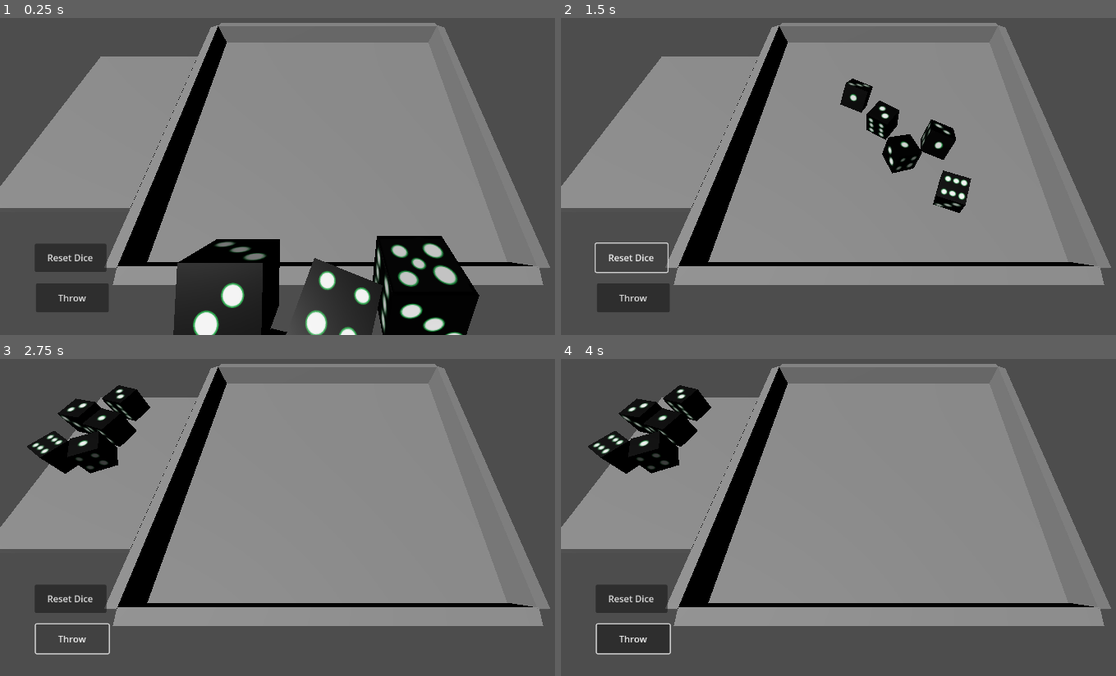
Above: before the commit, frames 1-4 (two rows, left to right).
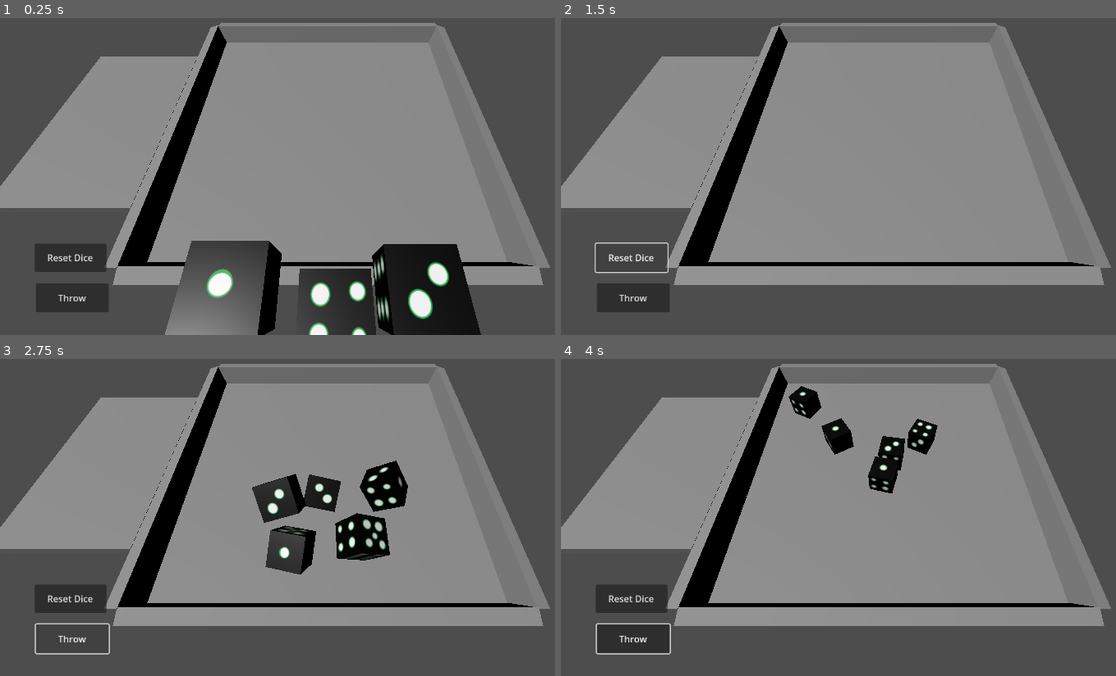
Above: after the commit, the same moments.

Repository: benesf418/deathDice
Game: Godot game, scene res://game.tscn
Two runs of this game, one before a commit and one after it. Both use one fixed random seed, a clock stepped at 60 frames per second and the inputs below.
Inputs (mouse positions are in pixels of both pictures, inside the frame that each line leads up to):
- Up to frame 1 (0.25 s): no input
- Up to frame 2 (1.5 s): click "Throw" at 0.5 s; click "Reset Dice" at 1.25 s
- Up to frame 3 (2.75 s): click "Throw" at 2 s
- Up to frame 4 (4 s): click "Throw" at 2.75 s; move the mouse to (1032, 473) at 3.52 s; press the mouse at (1032, 473) at 3.53 s

The runs differ from the first frame. In frame 1, 8.6% of the frame differs, in the area x 29-87%, y 68-100%; in frame 2, 2.7%; in frame 3, 8.0%; in frame 4, 5.2%.

Commit message:
add prediction throws for dice

Diff:
--- a/dice/dice.gd
+++ b/dice/dice.gd
@@ -2,7 +2,10 @@
 class_name Dice
 
 signal throw_finished
+signal prediction_throw_finished
 signal reseted
+
+@export var wanted_numbers = [1, 2, 3, 4, 5, 6]
 
 var freezable = false
 var starting_position: Vector3
@@ -16,22 +19,35 @@
 var resting_position: Vector3
 var is_rested = false
 
+var is_prediction = false
+var prediction_in_process = false
+var prediction_rot_adjustment = Vector3.ZERO
+
+var throw_force: Vector3
+var throw_vector: Vector3
+
 func _ready():
+	can_sleep = false
 	numberRaycasts = [
-		$detect1,
-		$detect2,
-		$detect3,
-		$detect4,
-		$detect5,
-		$detect6
+		$Representation/detect1,
+		$Representation/detect2,
+		$Representation/detect3,
+		$Representation/detect4,
+		$Representation/detect5,
+		$Representation/detect6
 	]
 	freeze = true
 	starting_position = position
 	starting_rotation = rotation
 	reset()
 
+#func _integrate_forces(state):
+#	if Input.is_action_pressed("m_left_pressed"):
+#		print('pica')
+#		state.apply_force(Vector3.ZERO.rotated(Vector3(1, 0, 0), PI/2))
+
 func _physics_process(delta):
-	if linear_velocity.length() + angular_velocity.length() < 0.05 and freezable and !freeze:
+	if linear_velocity.length() + angular_velocity.length() < 0.4 and freezable and !freeze:
 		finish_throw()
 
 	if mouse_hover and Input.is_action_just_released("m_left_pressed") and is_rested:
@@ -51,47 +67,76 @@
 		if numberRaycast.get_collider() and numberRaycast.get_collider().name == 'boardCollisionArea':
 			finalNumber = number
 			resetable = true
-			emit_signal('throw_finished', name, finalNumber)
+			if not prediction_in_process:
+				emit_signal('throw_finished', name, finalNumber)
+			else:
+				on_prediction_throw_finished(finalNumber)
 		number += 1
 
 	$throwTimer.wait_time = 0.1
 
 	#wiggle if no number landed properly
 	if finalNumber == -1:
-		var x = randi_range(0,1)
-		if x == 0:
-			throw(0.3)
-		else:
-			throw(-0.3)
+		throw(0.3)
 
-func reset():
+func reset(after_prediction = false):
 	position = starting_position
 	rotation = starting_rotation
-	randomize()
-	rotate_y(randi_range(0, 6)*90)
-	rotate_x(randi_range(0, 6)*90)
+
+	if !after_prediction:
+		randomize()
+		$Representation.rotation = Vector3.ZERO
+		rotate_y(randi_range(0, 9)*PI/2)
+		rotate_x(randi_range(0, 9)*PI/2)
+		throw_force = Vector3(randf_range(-15, 15), randf_range(-100, -80), randf_range(-1400, -900))
+		throw_vector = Vector3(randf_range(-0.3, 0.3), randf_range(0.25, 0.45), -1)
+		starting_rotation = rotation
+	else:
+		$Representation.rotation = Vector3.ZERO
+		if prediction_rot_adjustment != Vector3.ZERO:
+			$Representation.rotate(prediction_rot_adjustment.normalized(), PI/2*prediction_rot_adjustment.length())
+
 	resetable = false
 	throwable = true
 	is_rested = false
 	emit_signal('reseted', name)
 
-func throw(force:float = 1):
+func throw(force:float = 1, prediction:bool = false):
+	if prediction:
+		prediction_in_process = true
+		visible = false
 	$throwTimer.start()
 	freeze = false
 	freezable = false
 	throwable = false
 	apply_force(
-		Vector3(randf_range(-15, 15), randf_range(-100, -80), randf_range(-1400, -900)*force),
-		Vector3(randf_range(-0.3, 0.3), randf_range(0.25, 0.45), -1)
+		Vector3(throw_force.x, throw_force.y, throw_force.z*force),
+		throw_vector
 	)
 
 func _on_throw_timer_timeout():
 	freezable = true
 	$throwTimer.stop()
 
-
 func _on_mouse_entered():
 	mouse_hover = true
 
 func _on_mouse_exited():
 	mouse_hover = false
+
+func on_prediction_throw_finished(predicted_number:int):
+	var x_numbers = [2, 3, 5, 4]
+	var y_numbers = [1, 5, 6, 2]
+	var z_numbers = [1, 3, 6, 4]
+	var wanted_number = wanted_numbers.pick_random()
+	prediction_rot_adjustment = Vector3.ZERO
+	if x_numbers.find(wanted_number) != -1 and x_numbers.find(predicted_number) != -1:
+		prediction_rot_adjustment.x = x_numbers.find(wanted_number) - x_numbers.find(predicted_number)
+	elif y_numbers.find(wanted_number) != -1 and y_numbers.find(predicted_number) != -1:
+		prediction_rot_adjustment.y = y_numbers.find(wanted_number) - y_numbers.find(predicted_number)
+	else:
+		prediction_rot_adjustment.z = z_numbers.find(wanted_number) - z_numbers.find(predicted_number)
+#	visible = true
+	prediction_in_process = false
+	reset(true)
+	emit_signal('prediction_throw_finished')
--- a/dice/dice.tscn
+++ b/dice/dice.tscn
@@ -6,7 +6,11 @@
 
 [sub_resource type="PhysicsMaterial" id="PhysicsMaterial_xgtw6"]
 friction = 0.45
+rough = true
 bounce = 0.22
+
+[sub_resource type="BoxShape3D" id="BoxShape3D_kcs2v"]
+size = Vector3(2.01203, 2.00549, 2.00763)
 
 [sub_resource type="Shader" id="Shader_qrejk"]
 code = "shader_type spatial;
@@ -95,9 +99,6 @@
 blend_shape_mode = 0
 shadow_mesh = SubResource("ArrayMesh_mj0ag")
 
-[sub_resource type="BoxShape3D" id="BoxShape3D_kcs2v"]
-size = Vector3(2.01203, 2.00549, 2.00763)
-
 [sub_resource type="ShaderMaterial" id="ShaderMaterial_8wxiq"]
 render_priority = 0
 shader = ExtResource("3_natob")
@@ -111,52 +112,54 @@
 gravity_scale = 5.0
 script = ExtResource("1_btlhy")
 
-[node name="Cube" type="MeshInstance3D" parent="."]
-mesh = SubResource("ArrayMesh_vgpll")
-skeleton = NodePath("")
-
 [node name="CollisionShape3D" type="CollisionShape3D" parent="."]
 shape = SubResource("BoxShape3D_kcs2v")
 
 [node name="throwTimer" type="Timer" parent="."]
 wait_time = 0.1
 
-[node name="detect1" type="RayCast3D" parent="."]
+[node name="Representation" type="Node3D" parent="."]
+
+[node name="Cube" type="MeshInstance3D" parent="Representation"]
+mesh = SubResource("ArrayMesh_vgpll")
+skeleton = NodePath("")
+
+[node name="detect1" type="RayCast3D" parent="Representation"]
 transform = Transform3D(1, 0, 0, 0, 1, 0, 0, 0, 1, -0.933011, 0.00324476, -0.000582099)
 enabled = false
 target_position = Vector3(-0.4, 0, 0)
 collide_with_areas = true
 collide_with_bodies = false
 
-[node name="detect2" type="RayCast3D" parent="."]
+[node name="detect2" type="RayCast3D" parent="Representation"]
 transform = Transform3D(1, 0, 0, 0, 1, 0, 0, 0, 1, 0, 0.00324476, 0.935997)
 enabled = false
 target_position = Vector3(0, 0, 0.4)
 collide_with_areas = true
 collide_with_bodies = false
 
-[node name="detect3" type="RayCast3D" parent="."]
+[node name="detect3" type="RayCast3D" parent="Representation"]
 transform = Transform3D(1, 0, 0, 0, 1, 0, 0, 0, 1, 0, 0.912391, 0)
 enabled = false
 target_position = Vector3(0, 0.4, 0)
 collide_with_areas = true
 collide_with_bodies = false
 
-[node name="detect4" type="RayCast3D" parent="."]
+[node name="detect4" type="RayCast3D" parent="Representation"]
 transform = Transform3D(1, 0, 0, 0, 1, 0, 0, 0, 1, 0, -0.923679, 0)
 enabled = false
 target_position = Vector3(0, -0.4, 0)
 collide_with_areas = true
 collide_with_bodies = false
 
-[node name="detect5" type="RayCast3D" parent="."]
+[node name="detect5" type="RayCast3D" parent="Representation"]
 transform = Transform3D(1, 0, 0, 0, 1, 0, 0, 0, 1, 0, 0.00324476, -0.903369)
 enabled = false
 target_position = Vector3(0, 0, -0.4)
 collide_with_areas = true
 collide_with_bodies = false
 
-[node name="detect6" type="RayCast3D" parent="."]
+[node name="detect6" type="RayCast3D" parent="Representation"]
 transform = Transform3D(1, 0, 0, 0, 1, 0, 0, 0, 1, 0.908184, 0.00324476, -0.000582099)
 enabled = false
 target_position = Vector3(0.4, 0, 0)
--- a/dice_set/dice_set.gd
+++ b/dice_set/dice_set.gd
@@ -15,6 +15,7 @@
 		dice_list.push_back(dice)
 		dice_values[dice.name] = -1
 		dice.throw_finished.connect(on_dice_throw_finished)
+		dice.prediction_throw_finished.connect(on_dice_prediction_throw_finished)
 		dice.reseted.connect(on_dice_reseted)
 
 func set_board(board:Board):
@@ -41,14 +42,18 @@
 	else:
 		second_throw = false
 
-func throw():
+func predict_throw():
+	for dice in dice_list:
+		dice.throw(1, true)
+
+func throw(predict_first = true):
 	for dice in dice_list:
 		if !dice.throwable and !dice.is_rested:
 			return
 
 	for dice in dice_list:
 		if !dice.is_rested:
-			dice.throw()
+			dice.throw(1, predict_first)
 
 func get_throw_combo():
 	var values: Array[int]
@@ -78,5 +83,14 @@
 		dice.rest()
 	get_throw_combo()
 
+func on_dice_prediction_throw_finished():
+	for dice in dice_list:
+#		dice.visible = false
+		if dice.prediction_in_process:
+			return
+	for dice in dice_list:
+		dice.visible = true
+	throw(false)
+
 func on_dice_reseted(dice_name:String):
 	dice_values[dice_name] = -1
--- a/player/player.gd
+++ b/player/player.gd
@@ -10,3 +10,7 @@
 
 func _on_player_controls_reset():
 	$DiceSet.reset()
+
+
+func _on_player_controls_predict_throw():
+	$DiceSet.predict_throw()
--- a/player/player.tscn
+++ b/player/player.tscn
@@ -12,5 +12,6 @@
 
 [node name="PlayerControls" parent="." instance=ExtResource("2_ck6i8")]
 
+[connection signal="predict_throw" from="PlayerControls" to="." method="_on_player_controls_predict_throw"]
 [connection signal="reset" from="PlayerControls" to="." method="_on_player_controls_reset"]
 [connection signal="throw" from="PlayerControls" to="." method="_on_player_controls_throw"]
--- a/player_controls/player_controls.gd
+++ b/player_controls/player_controls.gd
@@ -2,6 +2,7 @@
 
 signal throw
 signal reset
+signal predict_throw
 
 func _on_throw_button_button_up():
 	emit_signal('throw')
@@ -9,3 +10,7 @@
 
 func _on_reset_button_button_up():
 	emit_signal('reset')
+
+
+func _on_predict_throw_button_button_up():
+	emit_signal('predict_throw')
--- a/player_controls/player_controls.tscn
+++ b/player_controls/player_controls.tscn
@@ -23,6 +23,19 @@
 grow_vertical = 0
 text = "Throw"
 
+[node name="PredictThrowButton" type="Button" parent="."]
+visible = false
+layout_mode = 1
+anchors_preset = 2
+anchor_top = 1.0
+anchor_bottom = 1.0
+offset_left = 60.0
+offset_top = -263.0
+offset_right = 188.0
+offset_bottom = -212.0
+grow_vertical = 0
+text = "predict throw"
+
 [node name="ResetButton" type="Button" parent="."]
 layout_mode = 1
 anchors_preset = 2
@@ -36,4 +49,5 @@
 text = "Reset Dice"
 
 [connection signal="button_up" from="ThrowButton" to="." method="_on_throw_button_button_up"]
+[connection signal="button_up" from="PredictThrowButton" to="." method="_on_predict_throw_button_button_up"]
 [connection signal="button_up" from="ResetButton" to="." method="_on_reset_button_button_up"]
